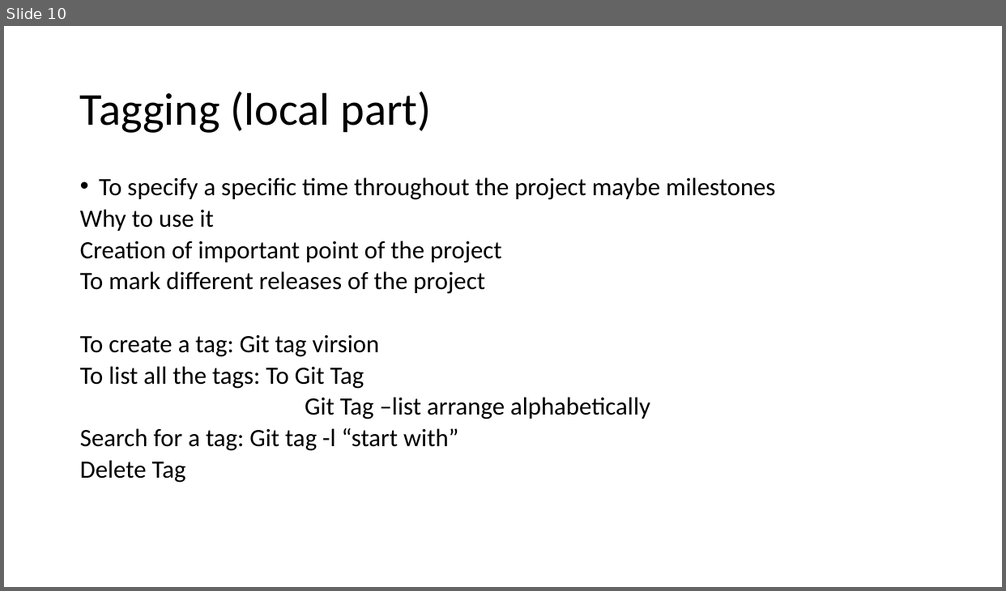
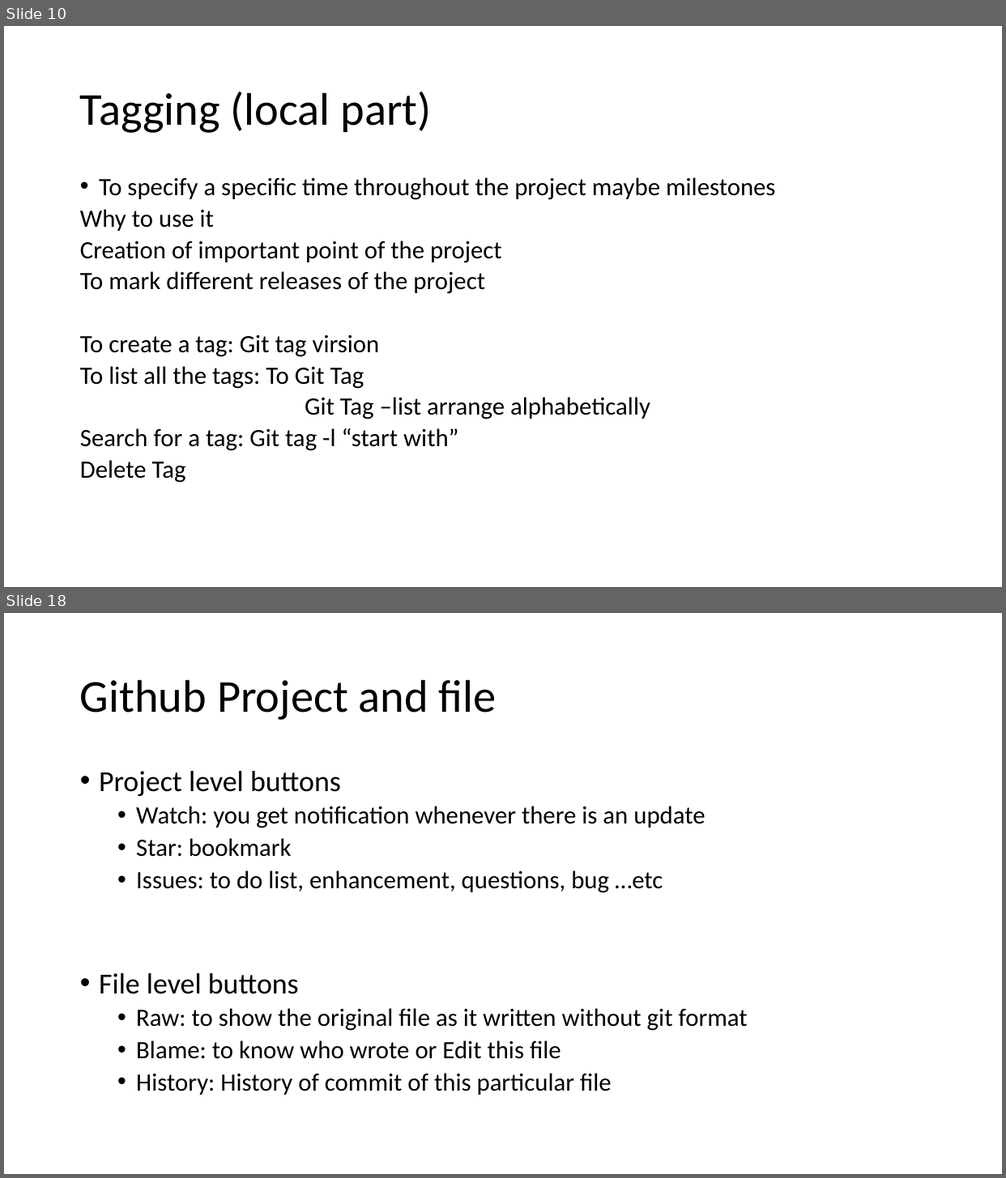
Before and after one commit to Kawthersaeedi/GitProgictTo-learn-, a slide deck: Git and Github ppt.odp. Shown one above the other, each under a label of ours: slide 10 before the commit, slides 10 and 18 after it; the slides between them are not shown. The pictures are 1006x591 and 1006x1178 pixels, drawn with LibreOffice and Linux fonts; fonts in the diff are those of the drawing. Boxes give left, top, right and bottom in pixels: in the first picture for what was removed or moved away, otherwise in the second. Text is boxed around its words. In the diff, an @@ line names an element or a change of style, - is before the commit and + after.

```diff
--- a/Git and Github ppt.odp
+++ b/Git and Github ppt.odp
@@ slide 18 added at box(4, 613, 1002, 1174), background #FFFFFF @@
@@ title added at box(80, 679, 496, 720), 44 pt, text #000000 @@
+Github Project and file
@@ text added at box(99, 771, 748, 1095), 24 pt, text #000000 @@
+• Project level buttons
+  • Watch: you get notification whenever there is an update
+  • Star: bookmark
+  • Issues: to do list, enhancement, questions, bug …etc
+• File level buttons
+  • Raw: to show the original file as it written without git format
+  • Blame: to know who wrote or Edit this file
+  • History: History of commit of this particular file
```
Also in this commit, not shown: 1 slide changed, 9 other slides added, 7 other files.
